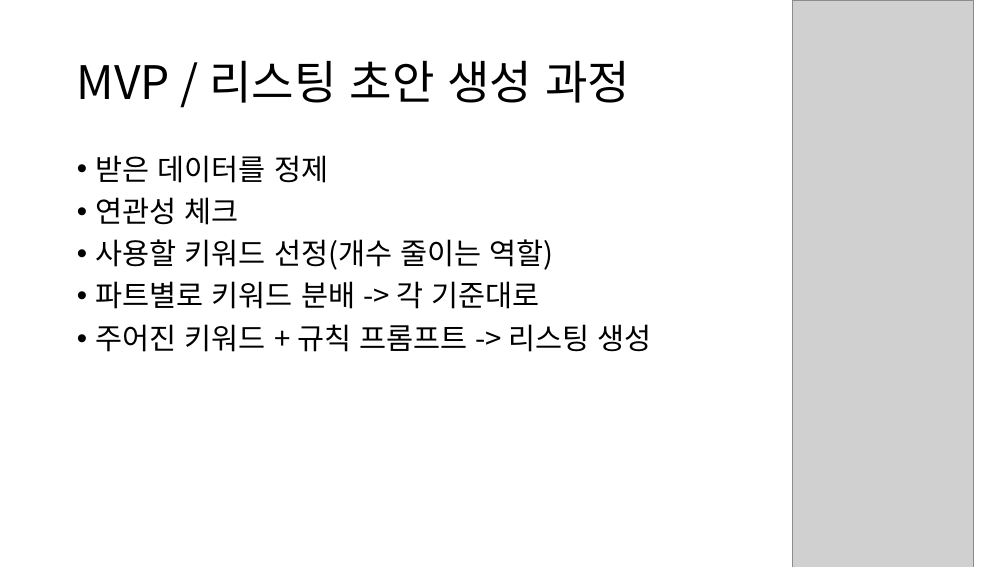
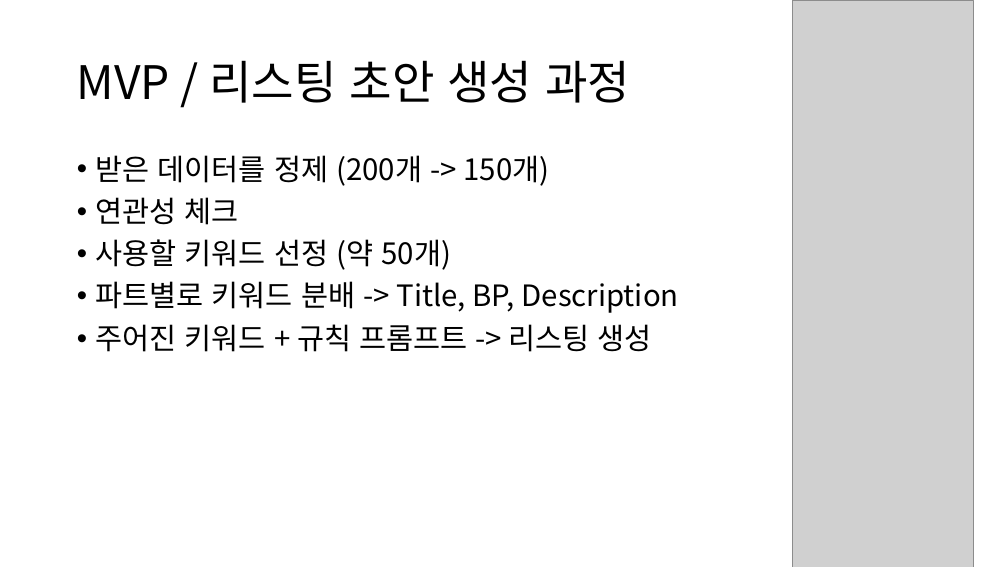
Before and after one commit to semistone97/pjt-SEO, a slide deck: slide 3 of jskim/키워드 기반 리스팅 최적화 에이전트 - 구현파트.pptx. Drawn at 1008x567 pixels with LibreOffice and Linux fonts; fonts in the diff are those of the drawing; grey boxes stand for pictures. Boxes give left, top, right and bottom in pixels: in the first picture for what was removed or moved away, otherwise in the second. Text is boxed around its words. In the diff, an @@ line names an element or a change of style, - is before the commit and + after.

```diff
--- a/jskim/키워드 기반 리스팅 최적화 에이전트 - 구현파트.pptx
+++ b/jskim/키워드 기반 리스팅 최적화 에이전트 - 구현파트.pptx
@@ text at (96,155,550,186): text changed @@
-• 받은 데이터를 정제
+• 받은 데이터를 정제 (200개 -> 150개)
@@ text at (96,239,679,313): text changed @@
-• 사용할 키워드 선정(개수 줄이는 역할)
-• 파트별로 키워드 분배 -> 각 기준대로
+• 사용할 키워드 선정 (약 50개)
+• 파트별로 키워드 분배 -> Title, BP, Description
```
Also in this commit, not shown: 6 other slides changed, 2 slides added, 1 slide removed, 3 other files.
